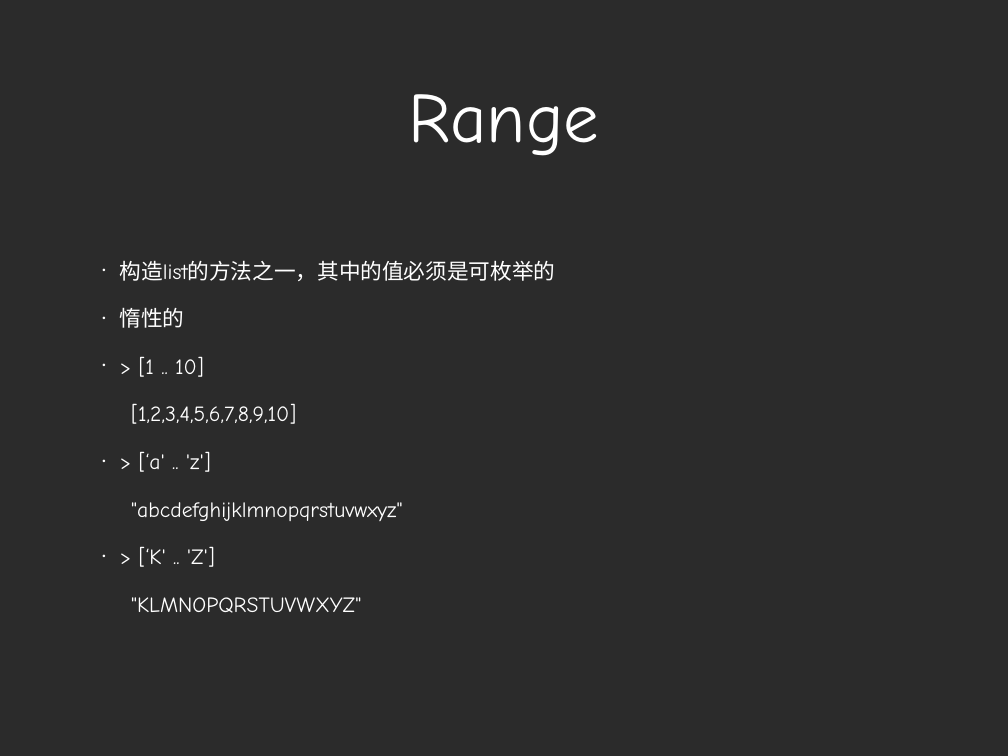
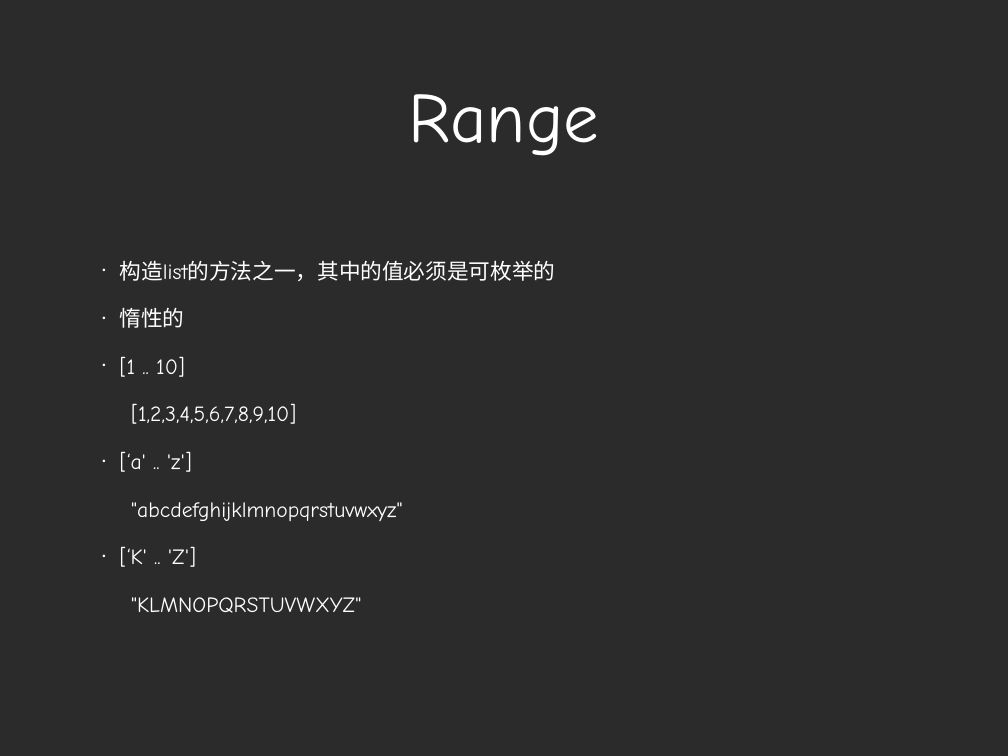
Before and after one commit to zhizhuwang/codekata, a slide deck: slide 17 of haskell/Haskell Basics.ppt (slide 16 before the commit). Drawn at 1008x756 pixels with LibreOffice and Linux fonts; fonts in the diff are those of the drawing; background and template pictures are left out; a plain dark background stands for a picture behind light text. Boxes give left, top, right and bottom in pixels: in the first picture for what was removed or moved away, otherwise in the second. Text is boxed around its words. In the diff, an @@ line names an element or a change of style, - is before the commit and + after.

```diff
--- a/haskell/Haskell Basics.ppt
+++ b/haskell/Haskell Basics.ppt
@@ text at (120, 356, 185, 377): text changed @@
-• > [1 .. 10]
+• [1 .. 10]
@@ text at (120, 451, 192, 472): text changed @@
-• > [‘a' .. 'z']
+• [‘a' .. 'z']
@@ text at (120, 546, 196, 567): text changed @@
-• > [‘K' .. 'Z']
+• [‘K' .. 'Z']
```
Also in this commit, not shown: 9 other slides changed, 1 slide added, 33 other files.
